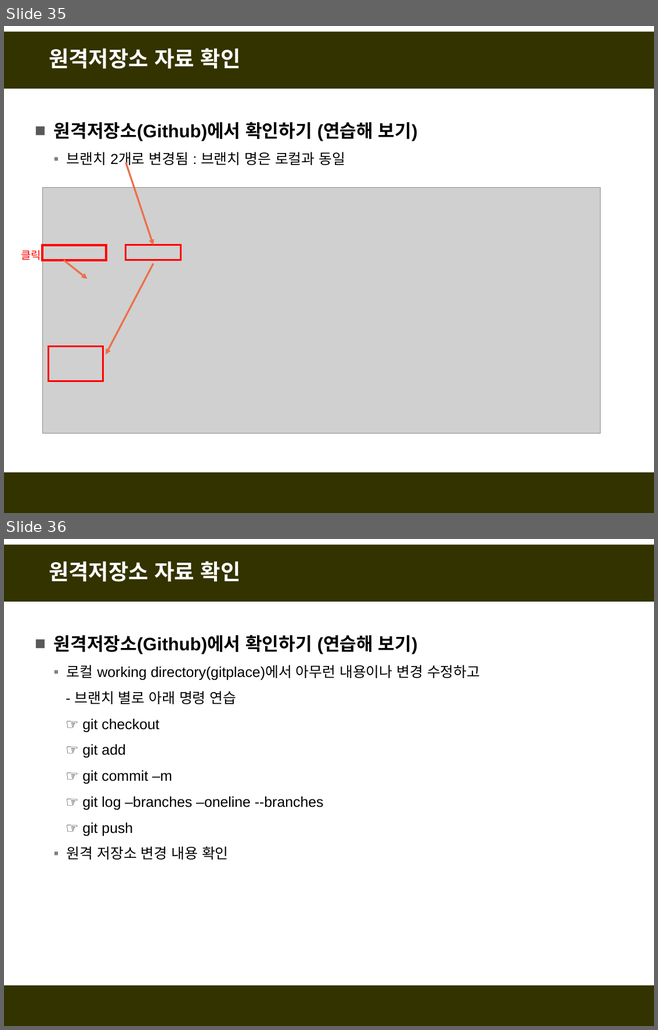
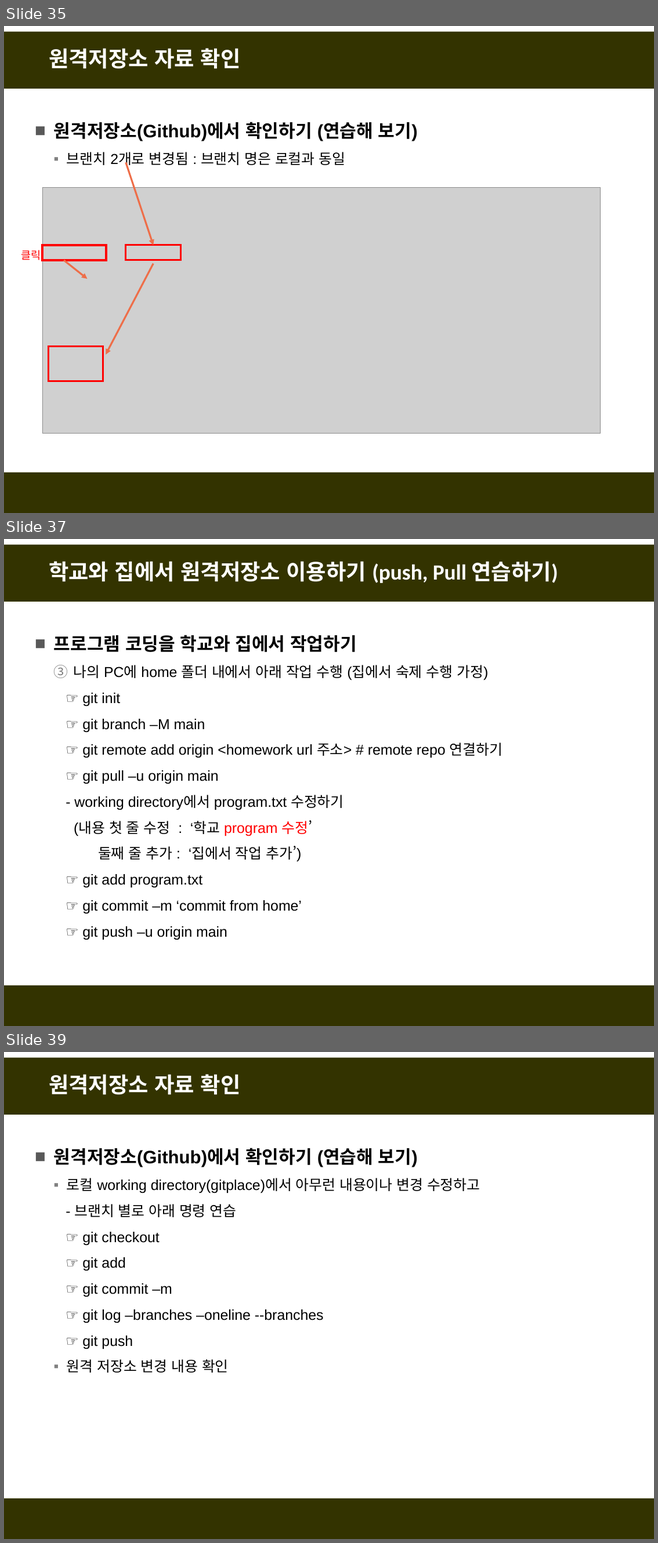
Before and after one commit to fasthill/github-lecture, a slide deck: git및github첫걸음2-원격저장소만들기.pptx. Shown one above the other, each under a label of ours: slides 35 and 36 before the commit, slides 35, 37 and 39 after it; the slides between them are not shown. The pictures are 658x1030 and 658x1543 pixels, drawn with LibreOffice and Linux fonts; fonts in the diff are those of the drawing; grey boxes stand for pictures. Boxes give left, top, right and bottom in pixels: in the first picture for what was removed or moved away, otherwise in the second. Text is boxed around its words. In the diff, an @@ line names an element or a change of style, - is before the commit and + after.

```diff
--- a/git및github첫걸음2-원격저장소만들기.pptx
+++ b/git및github첫걸음2-원격저장소만들기.pptx
@@ slide 37 added at box(4, 539, 654, 1026), background #FFFFFF; not listed: 2 template elements that a slide beside it also shows @@
@@ title added at box(49, 561, 558, 583), 24 pt, text #FFFFFF, bold @@
+학교와 집에서 원격저장소 이용하기 (push, Pull 연습하기)
@@ text added at box(54, 635, 502, 940), 16 pt, text #000000 @@
+■ 프로그램 코딩을 학교와 집에서 작업하기
+  3. 나의 PC에 home 폴더 내에서 아래 작업 수행 (집에서 숙제 수행 가정)
+  ☞ git init
+  ☞ git branch –M main
+  ☞ git remote add origin <homework url 주소> # remote repo 연결하기
+  ☞ git pull –u origin main
+  - working directory에서 program.txt 수정하기
+  (내용 첫 줄 수정 : ‘학교 program 수정’
+  둘째 줄 추가 : ‘집에서 작업 추가’)
+  ☞ git add program.txt
+  ☞ git commit –m ‘commit from home’
+  ☞ git push –u origin main
@@ what was slide 36 is now slide 39 @@
```
Also in this commit, not shown: 1 slide changed, 2 other slides added.
